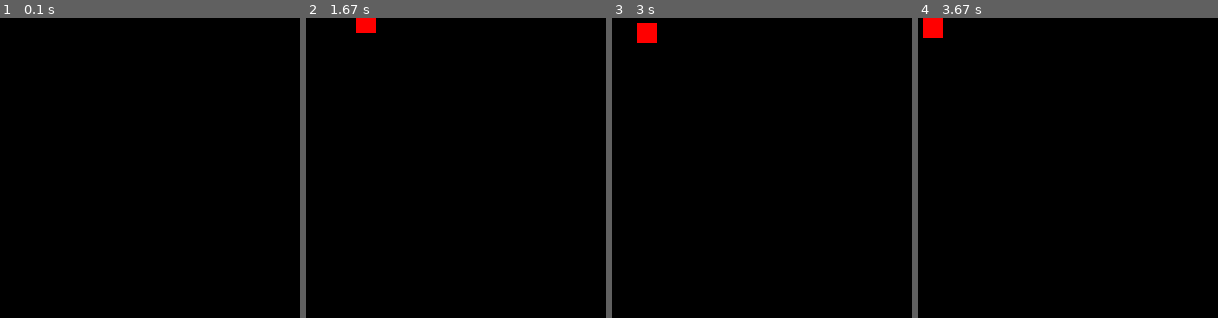
Above: before the commit, frames 1-4 (left to right).
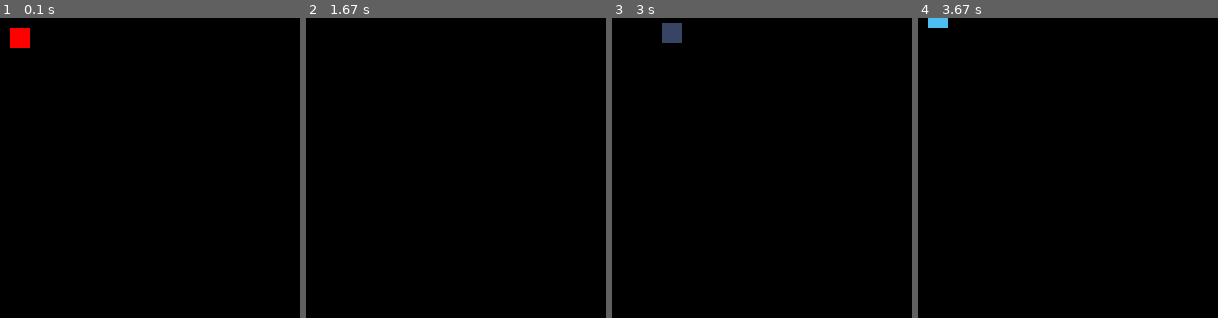
Above: after the commit, the same moments.

Repository: ERockZ/hackalytix-pygame
Game: pygame game, started from hello_world.py
Two runs of this game, one before a commit and one after it. Both use one fixed random seed, a clock stepped at 60 frames per second and the inputs below.
Inputs:
- Up to frame 1 (0.1 s): no input
- Up to frame 2 (1.67 s): hold C 0.33-0.8 s; hold Right 0.33-0.8 s; hold Right 0.83-1.3 s; hold Up 1.33-1.63 s
- Up to frame 3 (3 s): hold Left 2.17-2.7 s; hold Down from 2.73 s (still down)
- Up to frame 4 (3.67 s): release Down at 3.03 s; hold Left 3.07-3.47 s; tap C at 3.22 s; hold Up from 3.5 s (still down)
The pictures show only the part of the screen within x 0-50%, y 0-50%; the shares and areas given below are measured in that part.

The runs differ from the first frame. In frame 1, 0.4% of the frame differs, in the area x 3-10%, y 3-10%; in frame 2, 0.3%; in frame 3, 0.9%, in the area x 8-24%, y 1-9%; in frame 4, 0.5%.

Commit message:
added possibility to quit the game by pressing the 'q' button

Diff:
--- a/hello_world.py
+++ b/hello_world.py
@@ -1,4 +1,5 @@
 import pygame as pgame
+import random
 
 # Initialize pgame
 pgame.init()
@@ -20,9 +21,12 @@
 # initialize run status
 run = True
 
+# standard cube color
+color = (255, 0, 0)
+
 while run:
     # Delay time to move
-    pgame.time.delay(100)
+    pgame.time.delay(50)
 
     # Control the event from the keyboard or the mouse
     for event in pgame.event.get():
@@ -30,25 +34,28 @@
             run = False
 
     keys = pgame.key.get_pressed()
-
     # Control the event from the keyboard or the mouse
     if keys[pgame.K_LEFT]:
         x -= vel
-
     if keys[pgame.K_RIGHT]:
         x += vel
-
     if keys[pgame.K_UP]:
         y -= vel
-
     if keys[pgame.K_DOWN]:
         y += vel
+    if keys[pgame.K_q]:
+        pgame.quit()
+    if keys[pgame.K_c]:
+        # generate a random color
+        color = (random.randint(0, 255),
+                 random.randint(0, 255),
+                 random.randint(0, 255))
 
     # Fill the background after moving
     win.fill((0, 0, 0))
 
     # rect(Surface, color, Rect, width=0)
-    pgame.draw.rect(win, (255, 0, 0), (x, y, width, height))
+    pgame.draw.rect(win, color, (x, y, width, height))
 
     # pygame module to control the display window and screen
     pgame.display.update()
